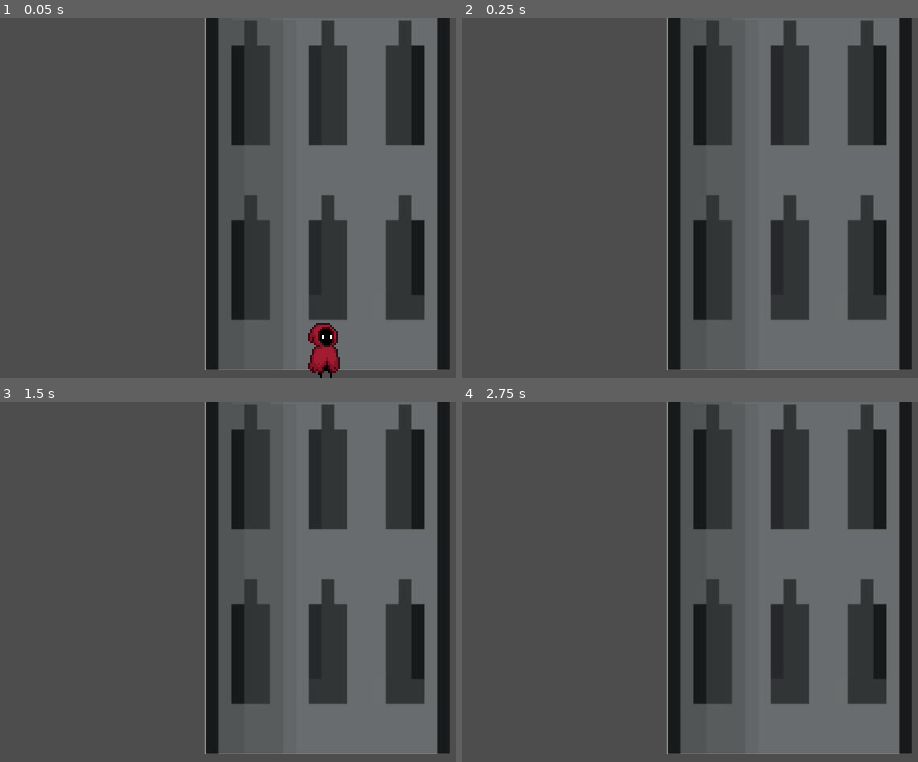
Above: before the commit, frames 1-4 (two rows, left to right).
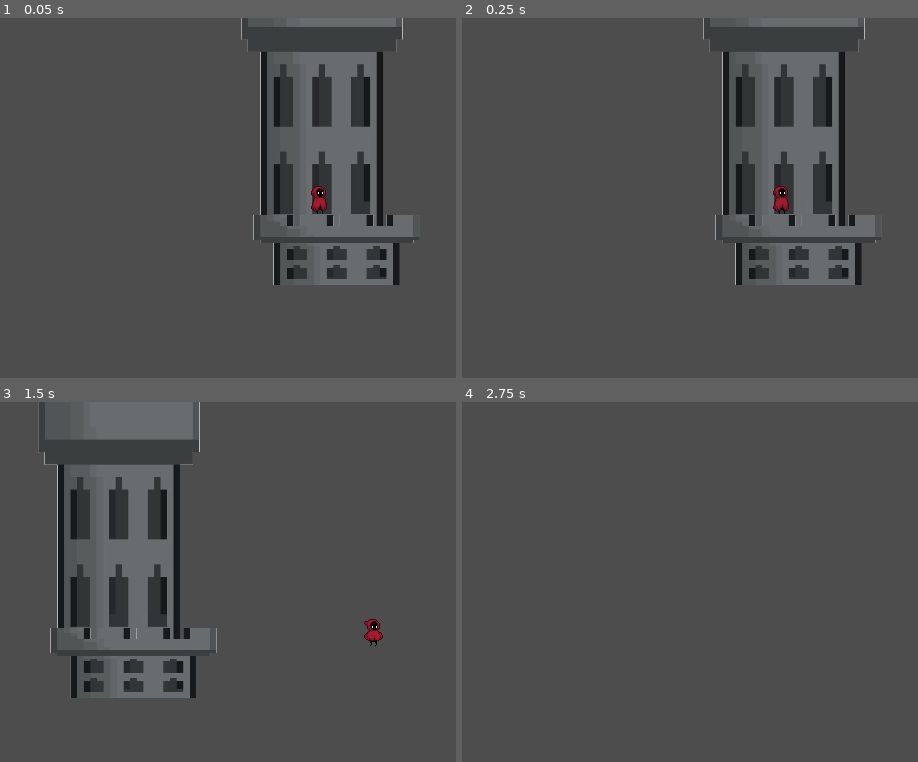
Above: after the commit, the same moments.

Repository: KeveenWong/towerism
Game: Godot game, scene res://node_2d.tscn
Same seed, same stepped clock (60 frames per second), same inputs: the game is played once before the commit and once after it.
Inputs:
- Up to frame 1 (0.05 s): no input
- Up to frame 2 (0.25 s): no input
- Up to frame 3 (1.5 s): tap Enter at 0.5 s; hold D (right) from 0.53 s (still down); tap Space (jump, bound only after the commit) at 0.6, 0.77, 1.07, 1.35 s
- Up to frame 4 (2.75 s): tap Space (jump, bound only after the commit) at 1.52, 1.82, 2.1 s; release D (right) at 2.03 s; hold A (left) from 2.03 s (still down)

The runs differ from the first frame. In frame 1, 36% of the frame differs, in the area x 44-99%, y 0-100%; in frame 2, 35%; in frame 3, 59%, in the area x 8-99%, y 0-98%; in frame 4, 42%.
Error before the commit: Invalid assignment of property or key 'sprite_frames' with value of type 'SpriteFrames' on a base object of type 'null instance'. (res://scripts/player/player.…

Commit message:
player movement and anims added

Diff:
--- a/node_2d.tscn
+++ b/node_2d.tscn
@@ -1,24 +1,237 @@
-[gd_scene load_steps=4 format=3 uid="uid://k64plrsd8f6w"]
+[gd_scene load_steps=13 format=3 uid="uid://k64plrsd8f6w"]
 
 [ext_resource type="Texture2D" uid="uid://b4ugcadbh4gx" path="res://castle-tower-pixel-free-vector.png" id="1_ch71i"]
 [ext_resource type="Script" path="res://scripts/player/player.gd" id="2_fu4k0"]
 [ext_resource type="Texture2D" uid="uid://cl51mb1ulfgty" path="res://assets/sprites/AnimationSheet_Character.png" id="3_ikisg"]
 
+[sub_resource type="CapsuleShape2D" id="CapsuleShape2D_24dju"]
+
+[sub_resource type="Animation" id="Animation_70bsx"]
+resource_name = "idle"
+length = 1.7
+loop_mode = 1
+tracks/0/type = "value"
+tracks/0/imported = false
+tracks/0/enabled = true
+tracks/0/path = NodePath("Sprite2D:texture")
+tracks/0/interp = 1
+tracks/0/loop_wrap = true
+tracks/0/keys = {
+"times": PackedFloat32Array(0),
+"transitions": PackedFloat32Array(1),
+"update": 1,
+"values": [ExtResource("3_ikisg")]
+}
+tracks/1/type = "value"
+tracks/1/imported = false
+tracks/1/enabled = true
+tracks/1/path = NodePath("Sprite2D:frame")
+tracks/1/interp = 1
+tracks/1/loop_wrap = true
+tracks/1/keys = {
+"times": PackedFloat32Array(0, 0.4, 0.8, 1.2, 1.3, 1.4),
+"transitions": PackedFloat32Array(1, 1, 1, 1, 1, 1),
+"update": 1,
+"values": [0, 1, 0, 8, 9, 1]
+}
+
+[sub_resource type="Animation" id="Animation_p0l54"]
+length = 0.001
+tracks/0/type = "value"
+tracks/0/imported = false
+tracks/0/enabled = true
+tracks/0/path = NodePath("Sprite2D:texture")
+tracks/0/interp = 1
+tracks/0/loop_wrap = true
+tracks/0/keys = {
+"times": PackedFloat32Array(0),
+"transitions": PackedFloat32Array(1),
+"update": 1,
+"values": [ExtResource("3_ikisg")]
+}
+tracks/1/type = "value"
+tracks/1/imported = false
+tracks/1/enabled = true
+tracks/1/path = NodePath("Sprite2D:frame")
+tracks/1/interp = 1
+tracks/1/loop_wrap = true
+tracks/1/keys = {
+"times": PackedFloat32Array(0),
+"transitions": PackedFloat32Array(1),
+"update": 1,
+"values": [0]
+}
+
+[sub_resource type="Animation" id="Animation_0em4m"]
+resource_name = "run"
+length = 0.8
+loop_mode = 1
+step = 0.1
+tracks/0/type = "value"
+tracks/0/imported = false
+tracks/0/enabled = true
+tracks/0/path = NodePath("Sprite2D:texture")
+tracks/0/interp = 1
+tracks/0/loop_wrap = true
+tracks/0/keys = {
+"times": PackedFloat32Array(0),
+"transitions": PackedFloat32Array(1),
+"update": 1,
+"values": [ExtResource("3_ikisg")]
+}
+tracks/1/type = "value"
+tracks/1/imported = false
+tracks/1/enabled = true
+tracks/1/path = NodePath("Sprite2D:frame")
+tracks/1/interp = 1
+tracks/1/loop_wrap = true
+tracks/1/keys = {
+"times": PackedFloat32Array(0, 0.1, 0.2, 0.3, 0.4, 0.5, 0.6, 0.7),
+"transitions": PackedFloat32Array(1, 1, 1, 1, 1, 1, 1, 1),
+"update": 1,
+"values": [24, 25, 26, 27, 28, 29, 30, 31]
+}
+
+[sub_resource type="Animation" id="Animation_i38pm"]
+resource_name = "jump"
+length = 0.3
+step = 0.05
+tracks/0/type = "value"
+tracks/0/imported = false
+tracks/0/enabled = true
+tracks/0/path = NodePath("Sprite2D:texture")
+tracks/0/interp = 1
+tracks/0/loop_wrap = true
+tracks/0/keys = {
+"times": PackedFloat32Array(0),
+"transitions": PackedFloat32Array(1),
+"update": 1,
+"values": [ExtResource("3_ikisg")]
+}
+tracks/1/type = "value"
+tracks/1/imported = false
+tracks/1/enabled = true
+tracks/1/path = NodePath("Sprite2D:frame")
+tracks/1/interp = 1
+tracks/1/loop_wrap = true
+tracks/1/keys = {
+"times": PackedFloat32Array(0, 0.05, 0.1),
+"transitions": PackedFloat32Array(1, 1, 1),
+"update": 1,
+"values": [40, 41, 42]
+}
+
+[sub_resource type="Animation" id="Animation_4i1yi"]
+resource_name = "fall"
+length = 0.3
+step = 0.1
+tracks/0/type = "value"
+tracks/0/imported = false
+tracks/0/enabled = true
+tracks/0/path = NodePath("Sprite2D:texture")
+tracks/0/interp = 1
+tracks/0/loop_wrap = true
+tracks/0/keys = {
+"times": PackedFloat32Array(0),
+"transitions": PackedFloat32Array(1),
+"update": 1,
+"values": [ExtResource("3_ikisg")]
+}
+tracks/1/type = "value"
+tracks/1/imported = false
+tracks/1/enabled = true
+tracks/1/path = NodePath("Sprite2D:frame")
+tracks/1/interp = 1
+tracks/1/loop_wrap = true
+tracks/1/keys = {
+"times": PackedFloat32Array(0, 0.1, 0.2),
+"transitions": PackedFloat32Array(1, 1, 1),
+"update": 1,
+"values": [43, 44, 45]
+}
+
+[sub_resource type="Animation" id="Animation_tm4t7"]
+resource_name = "land"
+length = 0.2
+step = 0.1
+tracks/0/type = "value"
+tracks/0/imported = false
+tracks/0/enabled = true
+tracks/0/path = NodePath("Sprite2D:texture")
+tracks/0/interp = 1
+tracks/0/loop_wrap = true
+tracks/0/keys = {
+"times": PackedFloat32Array(0),
+"transitions": PackedFloat32Array(1),
+"update": 1,
+"values": [ExtResource("3_ikisg")]
+}
+tracks/1/type = "value"
+tracks/1/imported = false
+tracks/1/enabled = true
+tracks/1/path = NodePath("Sprite2D:frame")
+tracks/1/interp = 1
+tracks/1/loop_wrap = true
+tracks/1/keys = {
+"times": PackedFloat32Array(0, 0.1),
+"transitions": PackedFloat32Array(1, 1),
+"update": 1,
+"values": [46, 47]
+}
+
+[sub_resource type="AnimationLibrary" id="AnimationLibrary_udvxm"]
+_data = {
+"RESET": SubResource("Animation_p0l54"),
+"fall": SubResource("Animation_4i1yi"),
+"idle": SubResource("Animation_70bsx"),
+"jump": SubResource("Animation_i38pm"),
+"land": SubResource("Animation_tm4t7"),
+"run": SubResource("Animation_0em4m")
+}
+
+[sub_resource type="RectangleShape2D" id="RectangleShape2D_k4byv"]
+size = Vector2(167, 66)
+
 [node name="Node2D" type="Node2D"]
 
 [node name="Castle-tower-pixel-free-vector" type="Sprite2D" parent="."]
-position = Vector2(164, -20)
+position = Vector2(645, 480)
 scale = Vector2(0.4, 0.4)
 texture = ExtResource("1_ch71i")
 
-[node name="CharacterBody2D" type="CharacterBody2D" parent="."]
+[node name="Player" type="CharacterBody2D" parent="."]
+position = Vector2(481, 500)
 script = ExtResource("2_fu4k0")
 
-[node name="Sprite2D" type="Sprite2D" parent="CharacterBody2D"]
+[node name="Sprite2D" type="Sprite2D" parent="Player"]
 texture_filter = 1
-position = Vector2(163, 163)
+position = Vector2(162, 135)
 texture = ExtResource("3_ikisg")
 hframes = 8
 vframes = 9
 
-[node name="CollisionShape2D" type="CollisionShape2D" parent="CharacterBody2D"]
+[node name="Camera2D" type="Camera2D" parent="Player/Sprite2D"]
+zoom = Vector2(0.5, 0.5)
+position_smoothing_enabled = true
+
+[node name="CollisionShape2D" type="CollisionShape2D" parent="Player"]
+position = Vector2(162, 137)
+shape = SubResource("CapsuleShape2D_24dju")
+
+[node name="AnimationPlayer" type="AnimationPlayer" parent="Player"]
+libraries = {
+"": SubResource("AnimationLibrary_udvxm")
+}
+autoplay = "idle"
+
+[node name="Platform" type="StaticBody2D" parent="."]
+position = Vector2(481, 500)
+
+[node name="Platform" type="CollisionShape2D" parent="Platform"]
+position = Vector2(180.25, 185)
+shape = SubResource("RectangleShape2D_k4byv")
+
+[node name="Platform2" type="Sprite2D" parent="Platform"]
+position = Vector2(178.75, 178)
+scale = Vector2(0.412628, 0.089796)
+texture = ExtResource("1_ch71i")
--- a/project.godot
+++ b/project.godot
@@ -19,6 +19,8 @@
 
 window/size/viewport_width=320
 window/size/viewport_height=180
+window/size/window_width_override=1280
+window/size/window_height_override=720
 window/stretch/mode="canvas_items"
 
 [input]
@@ -26,20 +28,29 @@
 left={
 "deadzone": 0.5,
 "events": [Object(InputEventKey,"resource_local_to_scene":false,"resource_name":"","device":0,"window_id":0,"alt_presse …(189 unchanged characters)…
+, Object(InputEventKey,"resource_local_to_scene":false,"resource_name":"","device":-1,"window_id":0,"alt_pressed":false,"shift_pressed":false,"ctrl_pressed":false,"meta_pressed":false,"pressed":false,"keycode":0,"physical_keycode":4194319,"key_label":0,"unicode":0,"location":0,"echo":false,"script":null)
 ]
 }
 right={
 "deadzone": 0.5,
 "events": [Object(InputEventKey,"resource_local_to_scene":false,"resource_name":"","device":-1,"window_id":0,"alt_press …(192 unchanged characters)…
+, Object(InputEventKey,"resource_local_to_scene":false,"resource_name":"","device":-1,"window_id":0,"alt_pressed":false,"shift_pressed":false,"ctrl_pressed":false,"meta_pressed":false,"pressed":false,"keycode":0,"physical_keycode":4194321,"key_label":0,"unicode":0,"location":0,"echo":false,"script":null)
 ]
 }
 up={
 "deadzone": 0.5,
 "events": [Object(InputEventKey,"resource_local_to_scene":false,"resource_name":"","device":-1,"window_id":0,"alt_press …(192 unchanged characters)…
+, Object(InputEventKey,"resource_local_to_scene":false,"resource_name":"","device":-1,"window_id":0,"alt_pressed":false,"shift_pressed":false,"ctrl_pressed":false,"meta_pressed":false,"pressed":false,"keycode":0,"physical_keycode":4194320,"key_label":0,"unicode":0,"location":0,"echo":false,"script":null)
 ]
 }
 down={
 "deadzone": 0.5,
 "events": [Object(InputEventKey,"resource_local_to_scene":false,"resource_name":"","device":-1,"window_id":0,"alt_press …(192 unchanged characters)…
+, Object(InputEventKey,"resource_local_to_scene":false,"resource_name":"","device":-1,"window_id":0,"alt_pressed":false,"shift_pressed":false,"ctrl_pressed":false,"meta_pressed":false,"pressed":false,"keycode":0,"physical_keycode":4194322,"key_label":0,"unicode":0,"location":0,"echo":false,"script":null)
 ]
 }
+jump={
+"deadzone": 0.5,
+"events": [Object(InputEventKey,"resource_local_to_scene":false,"resource_name":"","device":-1,"window_id":0,"alt_pressed":false,"shift_pressed":false,"ctrl_pressed":false,"meta_pressed":false,"pressed":false,"keycode":0,"physical_keycode":32,"key_label":0,"unicode":32,"location":0,"echo":false,"script":null)
+]
+}
--- a/scripts/player/player.gd
+++ b/scripts/player/player.gd
@@ -5,20 +5,23 @@
 @export var acceleration = 1500.0
 @export var friction = 1000.0
 
-@onready var animated_sprite = $AnimatedSprite2D
+@onready var ap = $AnimationPlayer
+@onready var sprite = $Sprite2D
 
 # Get the gravity from the project settings to be synced with RigidBody nodes.
 var gravity = ProjectSettings.get_setting("physics/2d/default_gravity")
 
-func _ready():
-	setup_animations()
+#func _ready():
+	#setup_animations()
 
 func _physics_process(delta):
+	var input_dir = Input.get_axis("left", "right")
+
 	apply_gravity(delta)
 	handle_jump()
-	handle_movement(delta)
+	handle_movement(delta, input_dir)
 	move_and_slide()
-	update_animation()
+	update_animations(input_dir)
 
 func apply_gravity(delta):
 	if not is_on_floor():
@@ -28,55 +31,23 @@
 	if Input.is_action_just_pressed("jump") and is_on_floor():
 		velocity.y = jump_velocity
 
-func handle_movement(delta):
-	var input_dir = Input.get_axis("left", "right")
+func handle_movement(delta, input_dir):
 	if input_dir != 0:
 		velocity.x = move_toward(velocity.x, input_dir * speed, acceleration * delta)
 	else:
 		velocity.x = move_toward(velocity.x, 0, friction * delta)
 
-func setup_animations():
-	var sprite_frames = SpriteFrames.new()
-	animated_sprite.sprite_frames = sprite_frames
+	if input_dir != 0:
+		sprite.flip_h = (input_dir == -1)
 
-	# Assuming your sprite sheet is named "character_sheet.png" and is in the same directory as this script
-	var texture = load("res://character_sheet.png")
-
-	# Define your animation parameters
-	var animations = {
-		"idle": {"start_frame": 0, "frame_count": 1},
-		"run": {"start_frame": 1, "frame_count": 6},
-		"jump": {"start_frame": 7, "frame_count": 1}
-	}
-
-	var frame_width = 64  # Adjust based on your sprite sheet
-	var frame_height = 64  # Adjust based on your sprite sheet
-
-	for anim_name in animations:
-		sprite_frames.add_animation(anim_name)
-		var start_frame = animations[anim_name]["start_frame"]
-		var frame_count = animations[anim_name]["frame_count"]
-
-		for i in range(frame_count):
-			var region = Rect2((start_frame + i) * frame_width, 0, frame_width, frame_height)
-			var atlas_texture = AtlasTexture.new()
-			atlas_texture.atlas = texture
-			atlas_texture.region = region
-			sprite_frames.add_frame(anim_name, atlas_texture)
-
-	# Set animation properties
-	sprite_frames.set_animation_loop("idle", true)
-	sprite_frames.set_animation_speed("idle", 5)
-	sprite_frames.set_animation_loop("run", true)
-	sprite_frames.set_animation_speed("run", 10)
-	sprite_frames.set_animation_loop("jump", false)
-	sprite_frames.set_animation_speed("jump", 10)
-
-func update_animation():
-	if not is_on_floor():
-		animated_sprite.play("jump")
-	elif velocity.x != 0:
-		animated_sprite.play("run")
-		animated_sprite.flip_h = velocity.x < 0
+func update_animations(input_dir):
+	if is_on_floor():
+		if input_dir == 0:
+			ap.play('idle')
+		else:
+			ap.play("run")
 	else:
-		animated_sprite.play("idle")
+		if velocity.y < 0:
+			ap.play("jump")
+		elif velocity.y > 0:
+			ap.play("fall")
